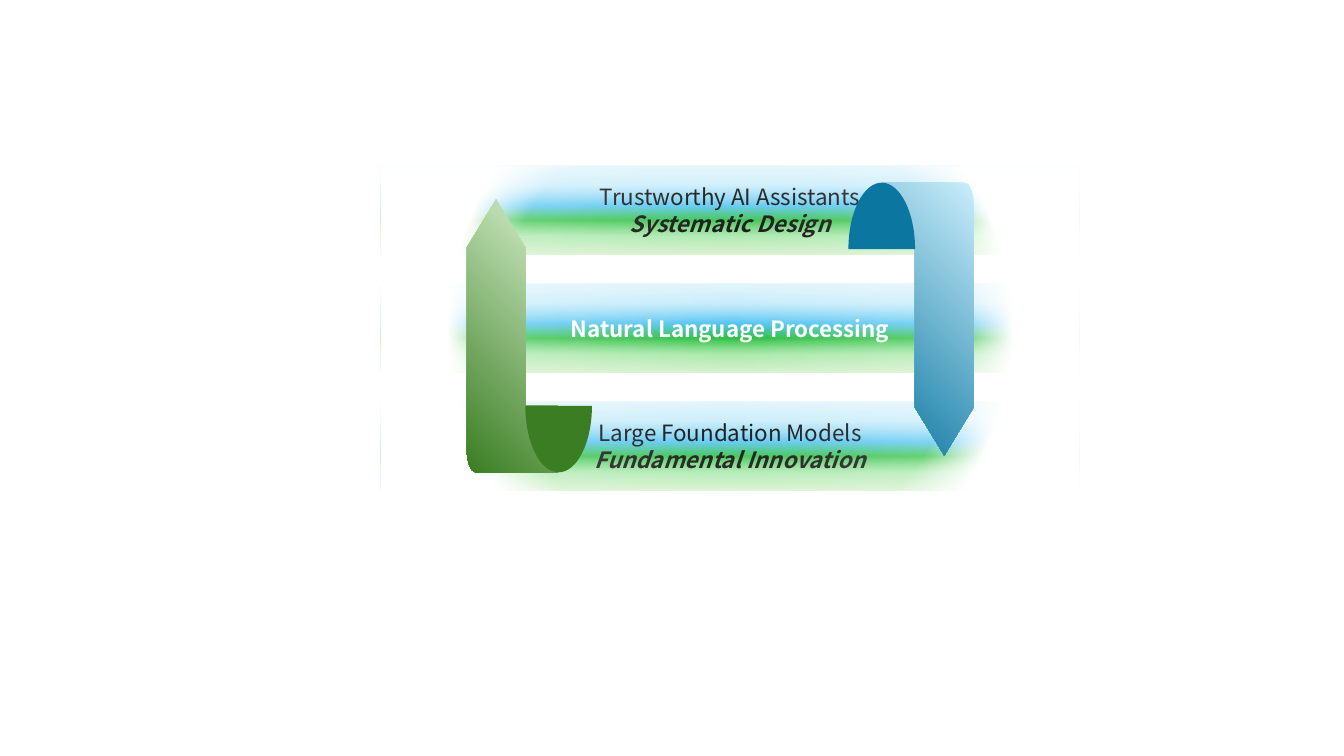
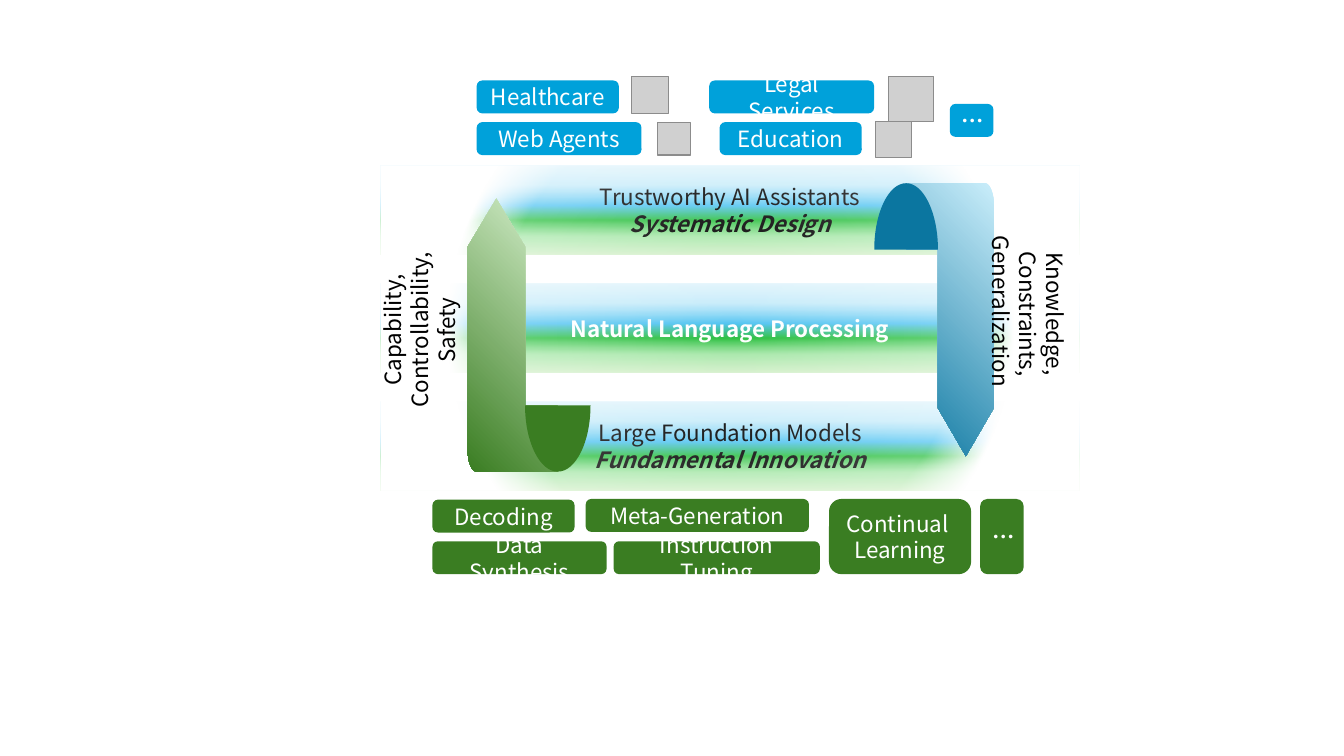
Before and after one commit to wangywUST/wangywust.github.io, a slide deck: slide 2 of lab logo.pptx. Drawn at 1344x756 pixels with LibreOffice and Linux fonts; fonts in the diff are those of the drawing; grey boxes stand for pictures. Boxes give left, top, right and bottom in pixels: in the first picture for what was removed or moved away, otherwise in the second. Text is boxed around its words. In the diff, an @@ line names an element or a change of style, - is before the commit and + after.

```diff
--- a/lab logo.pptx
+++ b/lab logo.pptx
@@ rounded rectangle added at [477, 81, 619, 114], fill #00A1DA, 16 pt, text #FFFFFF @@
+Healthcare
@@ picture added at [632, 77, 668, 113] @@
@@ rounded rectangle added at [710, 81, 875, 114], fill #00A1DA, 16 pt, text #FFFFFF @@
+Legal Services
@@ picture added at [889, 77, 935, 122] @@
@@ rounded rectangle added at [950, 104, 993, 137], fill #00A1DA, 16 pt, text #FFFFFF, bold @@
+…
@@ rounded rectangle added at [477, 122, 642, 155], fill #00A1DA, 16 pt, text #FFFFFF @@
+Web Agents
@@ picture added at [658, 123, 691, 155] @@
@@ rounded rectangle added at [720, 122, 862, 155], fill #00A1DA, 16 pt, text #FFFFFF @@
+Education
@@ picture added at [876, 122, 911, 157] @@
@@ rounded rectangle added at [377, 209, 462, 451], 16 pt, text #000000 @@
+Capability, Controllability, Safety
@@ freeform shape: place and size @@
-freeform shape at [849, 182, 915, 249]
+freeform shape at [874, 184, 938, 250]
@@ freeform shape: place and size @@
-freeform shape at [882, 182, 973, 456]
+freeform shape at [907, 184, 994, 457]
@@ rounded rectangle added at [986, 187, 1071, 443], 16 pt, text #000000 @@
+Knowledge, Constraints, Generalization
@@ freeform shape at [525, 405, 591, 472]: outline redrawn @@
@@ rounded rectangle added at [433, 500, 575, 533], fill #3B7D23, 16 pt, text #FFFFFF @@
+Decoding
@@ rounded rectangle added at [586, 499, 809, 532], fill #3B7D23, 16 pt, text #FFFFFF @@
+Meta-Generation
@@ rounded rectangle added at [829, 499, 971, 575], fill #3B7D23, 16 pt, text #FFFFFF @@
+Continual
+Learning
@@ rounded rectangle added at [980, 499, 1023, 575], fill #3B7D23, 16 pt, text #FFFFFF, bold @@
+…
@@ rounded rectangle added at [433, 541, 607, 575], fill #3B7D23, 16 pt, text #FFFFFF @@
+Data Synthesis
@@ rounded rectangle added at [614, 541, 821, 575], fill #3B7D23, 16 pt, text #FFFFFF @@
+Instruction Tuning
```
Also in this commit, not shown: 4 other files.
